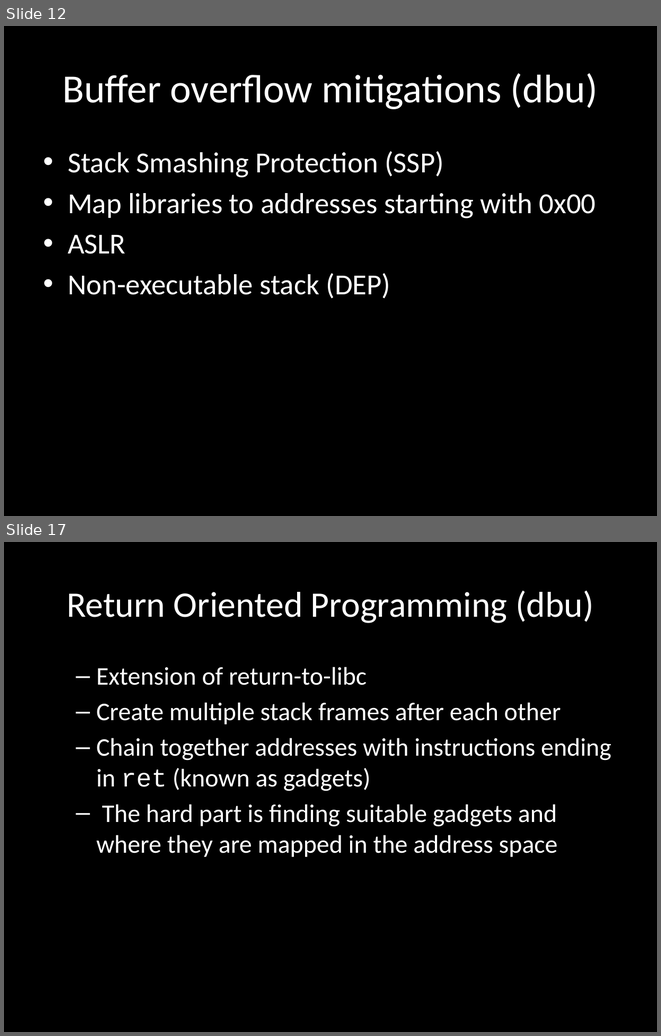
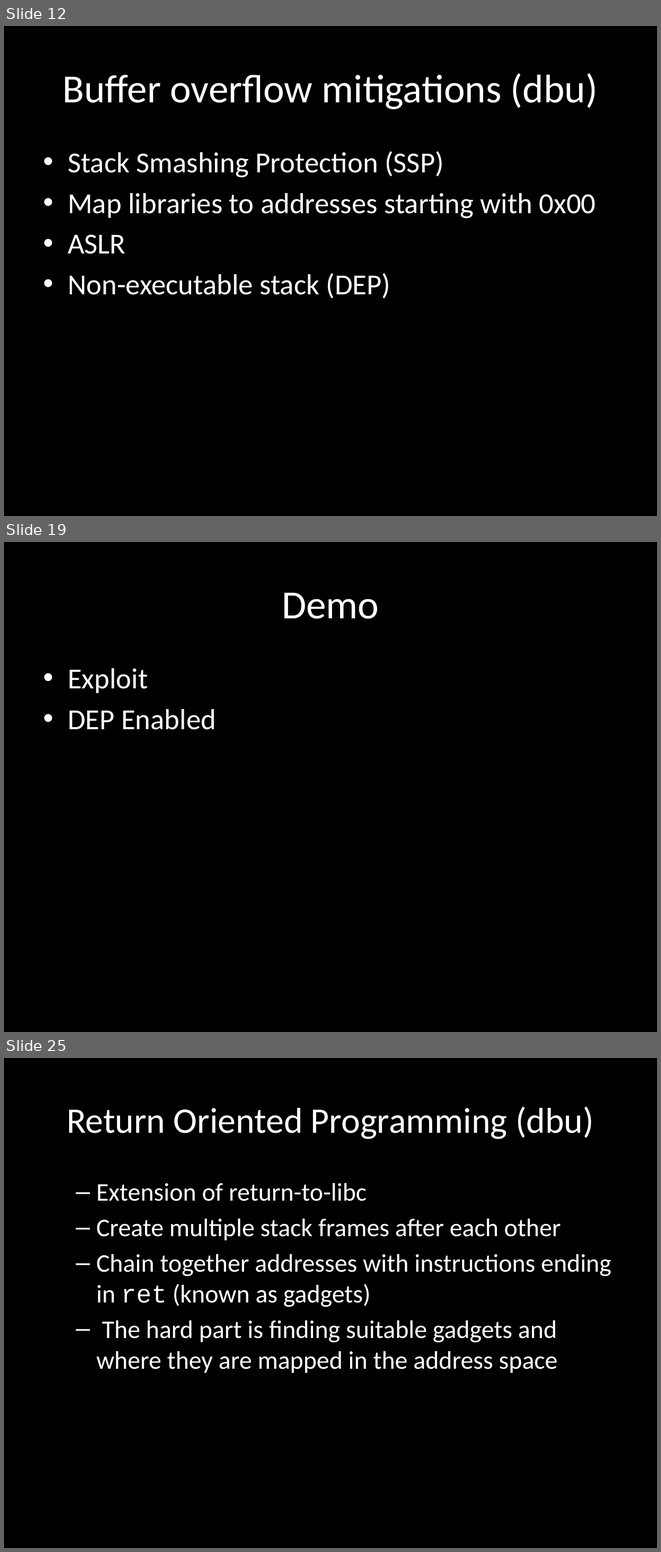
Before and after one commit to wuurrd/techzonepresentation, a slide deck: presentation.pptx. Shown one above the other, each under a label of ours: slides 12 and 17 before the commit, slides 12, 19 and 25 after it; the slides between them are not shown. The pictures are 661x1036 and 661x1552 pixels, drawn with LibreOffice and Linux fonts; fonts in the diff are those of the drawing. Boxes give left, top, right and bottom in pixels: in the first picture for what was removed or moved away, otherwise in the second. Text is boxed around its words. In the diff, an @@ line names an element or a change of style, - is before the commit and + after.

```diff
--- a/presentation.pptx
+++ b/presentation.pptx
@@ slide 19 added at (4, 542, 657, 1032), background #000000 @@
@@ title added at (282, 592, 379, 619), 44 pt, text #FFFFFF @@
+Demo
@@ text added at (68, 668, 216, 730), 32 pt, text #FFFFFF @@
+• Exploit
+• DEP Enabled
@@ what was slide 17 is now slide 25 @@
```
Also in this commit, not shown: 2 slides changed, 12 other slides added, 5 slides removed.
